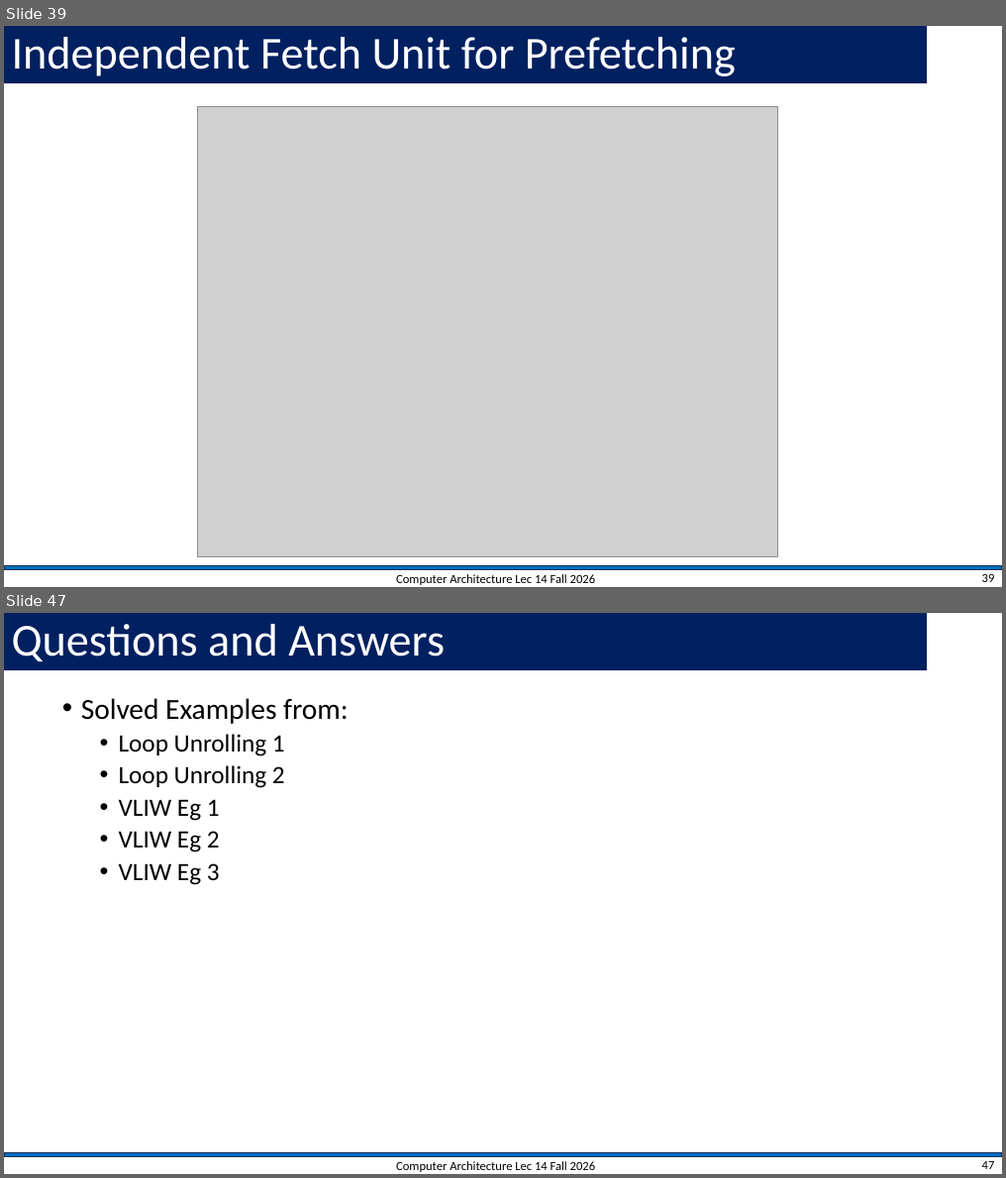
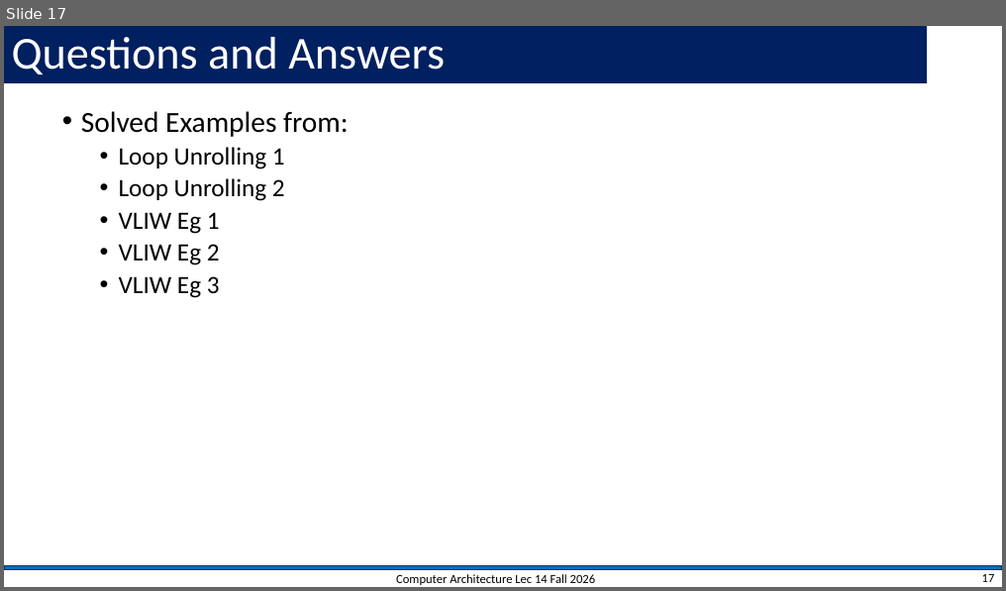
Before and after one commit to shahidmasud/ComputerArchitecture, a slide deck: CompArch_Lec14_Fall2026.ppsx. Shown one above the other, each under a label of ours: slides 39 and 47 before the commit, slide 17 after it; the slides between them are not shown. The pictures are 1006x1178 and 1006x591 pixels, drawn with LibreOffice and Linux fonts; fonts in the diff are those of the drawing; grey boxes stand for pictures; background and template pictures are left out. Boxes give left, top, right and bottom in pixels: in the first picture for what was removed or moved away, otherwise in the second. Text is boxed around its words. In the diff, an @@ line names an element or a change of style, - is before the commit and + after.

```diff
--- a/CompArch_Lec14_Fall2026.ppsx
+++ b/CompArch_Lec14_Fall2026.ppsx
@@ slide 39 removed at box(4, 26, 1002, 587), background #FFFFFF; not listed: 1 template element that a slide beside it also shows @@
@@ title removed at box(4, 26, 927, 83) @@
-Independent Fetch Unit for Prefetching
@@ picture removed at box(197, 106, 777, 557) @@
@@ text removed at box(396, 574, 596, 585) @@
-Computer Architecture Lec 14 Fall 2026
@@ page number removed at box(982, 574, 995, 582) @@
-39
@@ what was slide 47 is now slide 17 @@
@@ page number at box(982, 574, 995, 582): text changed @@
-47
+17
```
Also in this commit, not shown: 2 slides changed, 28 other slides removed, 2 other files.
